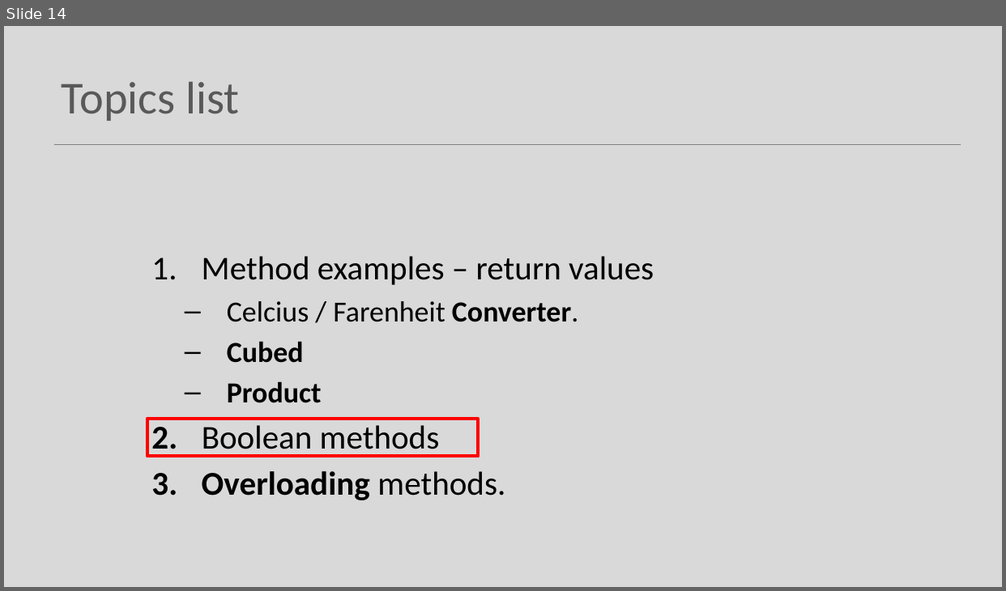
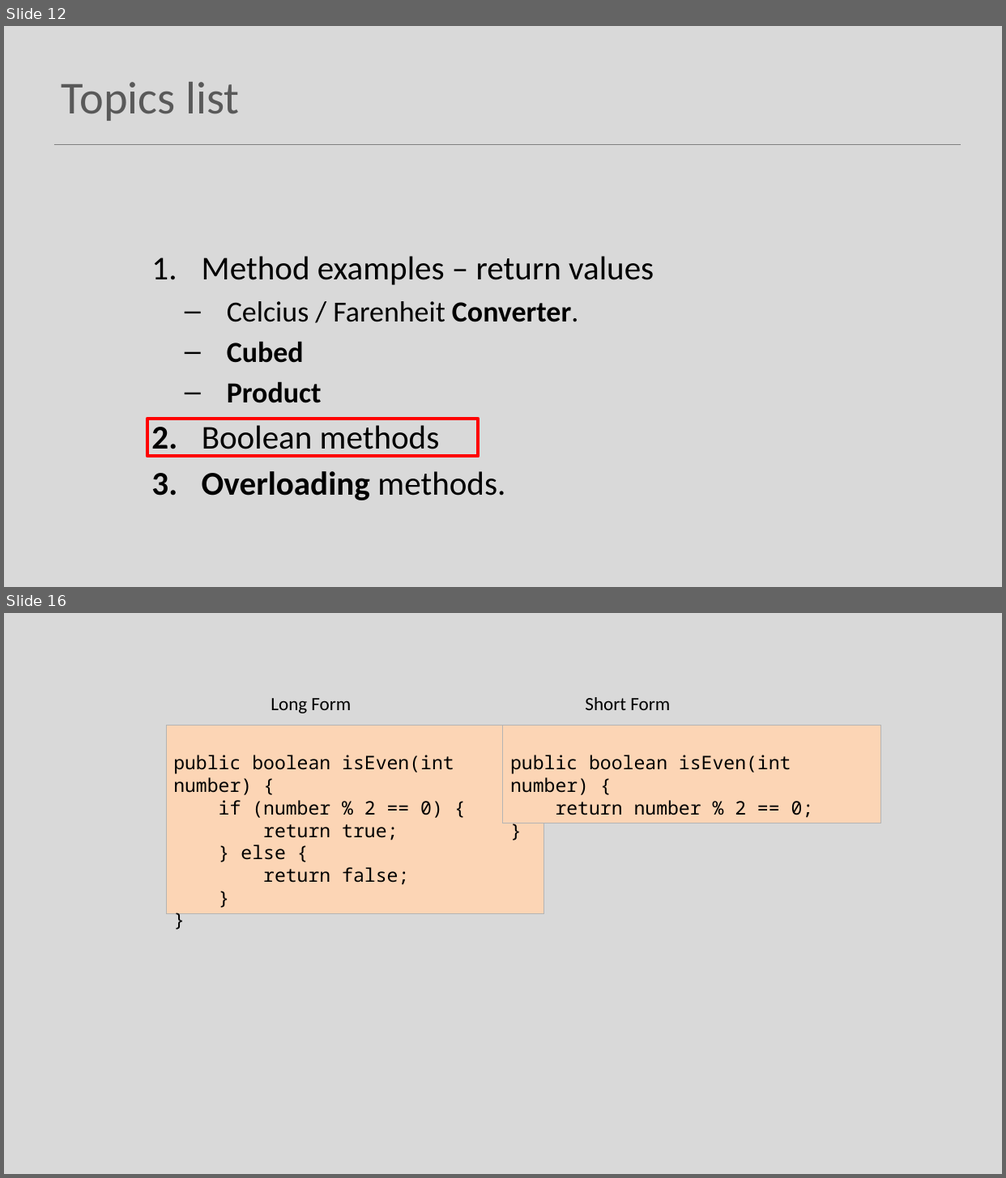
Before and after one commit to Programming-Fundamentals-SETU/prog-fund-1-sept-25, a slide deck: topic07-methods/unit-1/talk-5-more-on-methods/e-more-on-methods.pptx. Shown one above the other, each under a label of ours: slide 14 before the commit, slides 12 and 16 after it; the slides between them are not shown. The pictures are 1006x591 and 1006x1178 pixels, drawn with LibreOffice and Linux fonts; fonts in the diff are those of the drawing. Boxes give left, top, right and bottom in pixels: in the first picture for what was removed or moved away, otherwise in the second. Text is boxed around its words. In the diff, an @@ line names an element or a change of style, - is before the commit and + after.

```diff
--- a/topic07-methods/unit-1/talk-5-more-on-methods/e-more-on-methods.pptx
+++ b/topic07-methods/unit-1/talk-5-more-on-methods/e-more-on-methods.pptx
@@ slide 16 added at [4,613,1002,1174], background #D9D9D9 @@
@@ text added at [270,698,351,713], 18 pt, text #000000 @@
+Long Form
@@ text added at [585,697,670,710], 18 pt, text #000000 @@
+Short Form
@@ rectangle added at [167,726,544,914], fill #FCD5B5, outline #B4B4B4 0.75 pt, 18 pt, text #000000 @@
+public boolean isEven(int number) {
+if (number % 2 == 0) {
+return true;
+} else {
+return false;
+}
+}
@@ rectangle added at [503,726,881,824], fill #FCD5B5, outline #B4B4B4 0.75 pt, 18 pt, text #000000 @@
+public boolean isEven(int number) {
+return number % 2 == 0;
+}
@@ what was slide 14 is now slide 12 @@
```
Also in this commit, not shown: 12 other slides added, 1 slide removed, 4 other files.
